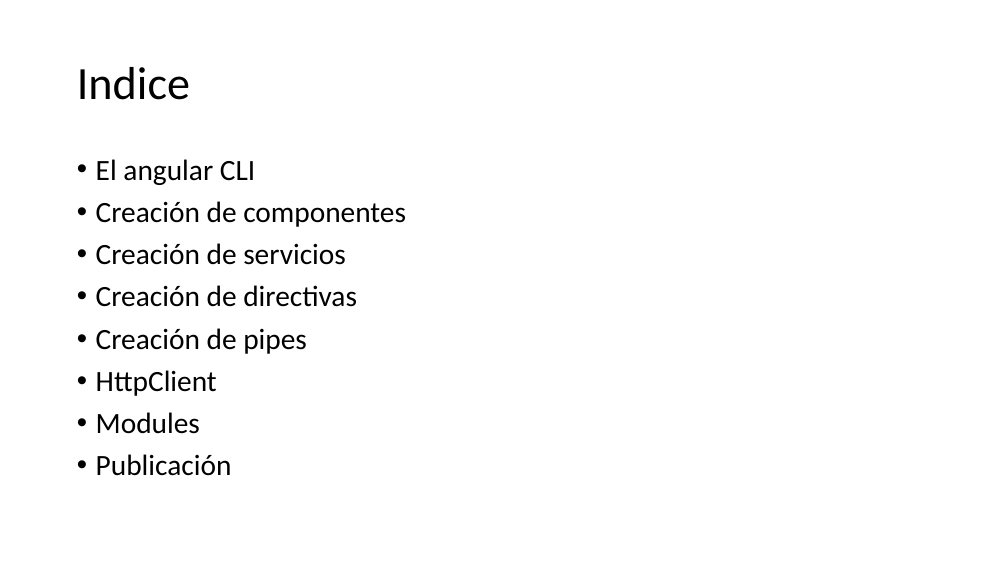
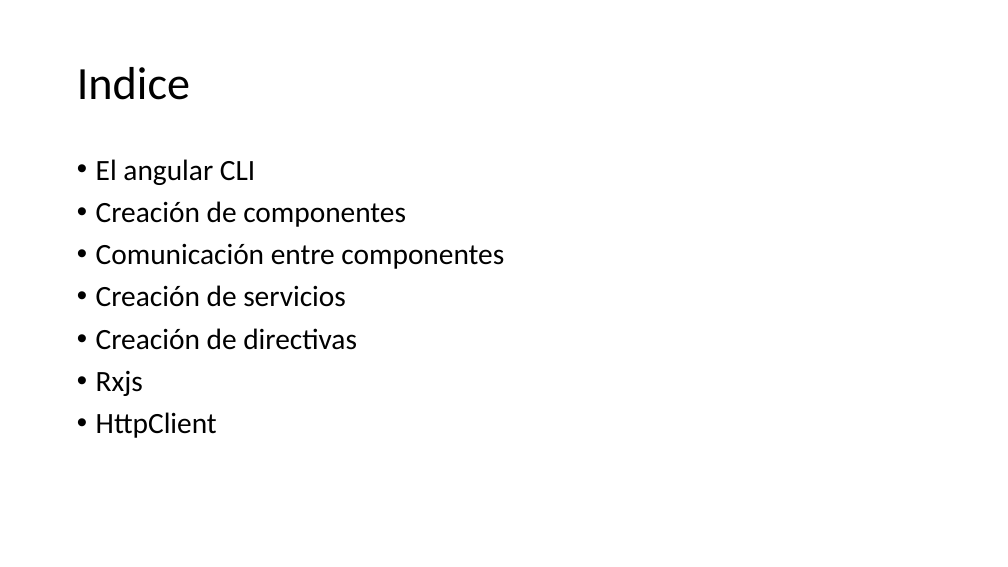
Before and after one commit to Jviejo/frontent, a slide deck: slide 2 of doc/angular 2 sesion 1.pptx. Drawn at 1008x567 pixels with LibreOffice and Linux fonts; fonts in the diff are those of the drawing. Boxes give left, top, right and bottom in pixels: in the first picture for what was removed or moved away, otherwise in the second. Text is boxed around its words. In the diff, an @@ line names an element or a change of style, - is before the commit and + after.

```diff
--- a/doc/angular 2 sesion 1.pptx
+++ b/doc/angular 2 sesion 1.pptx
@@ text at [96,243,504,269]: paragraph added @@
+• Comunicación entre componentes
@@ text at [96,371,143,396]: text changed @@
-• Creación de pipes
+• Rxjs
@@ text at [96,412,232,476]: paragraphs removed @@
-• Modules
-• Publicación
```
Also in this commit, not shown: 2 other slides changed, 2 other files.
